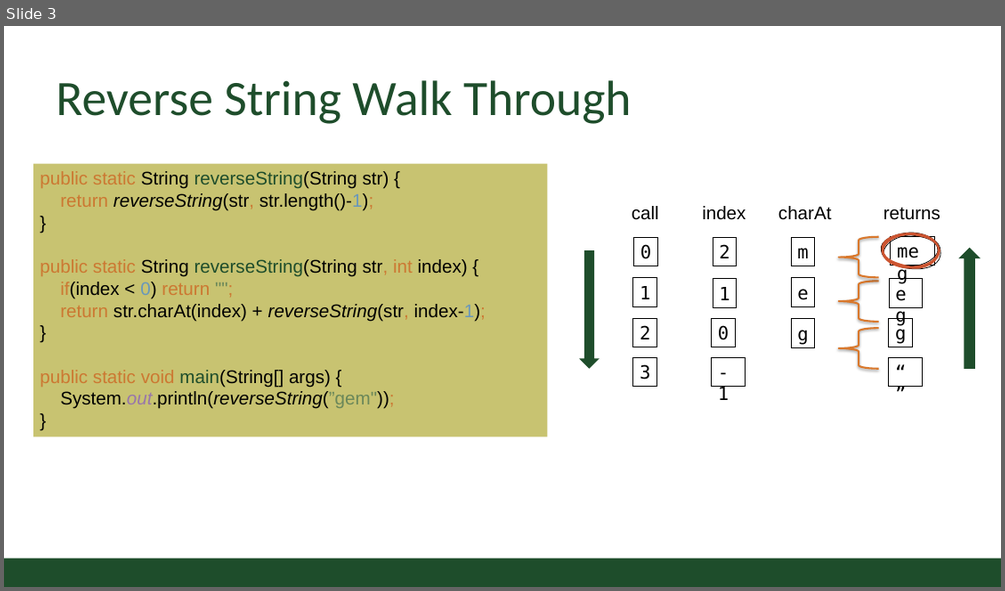
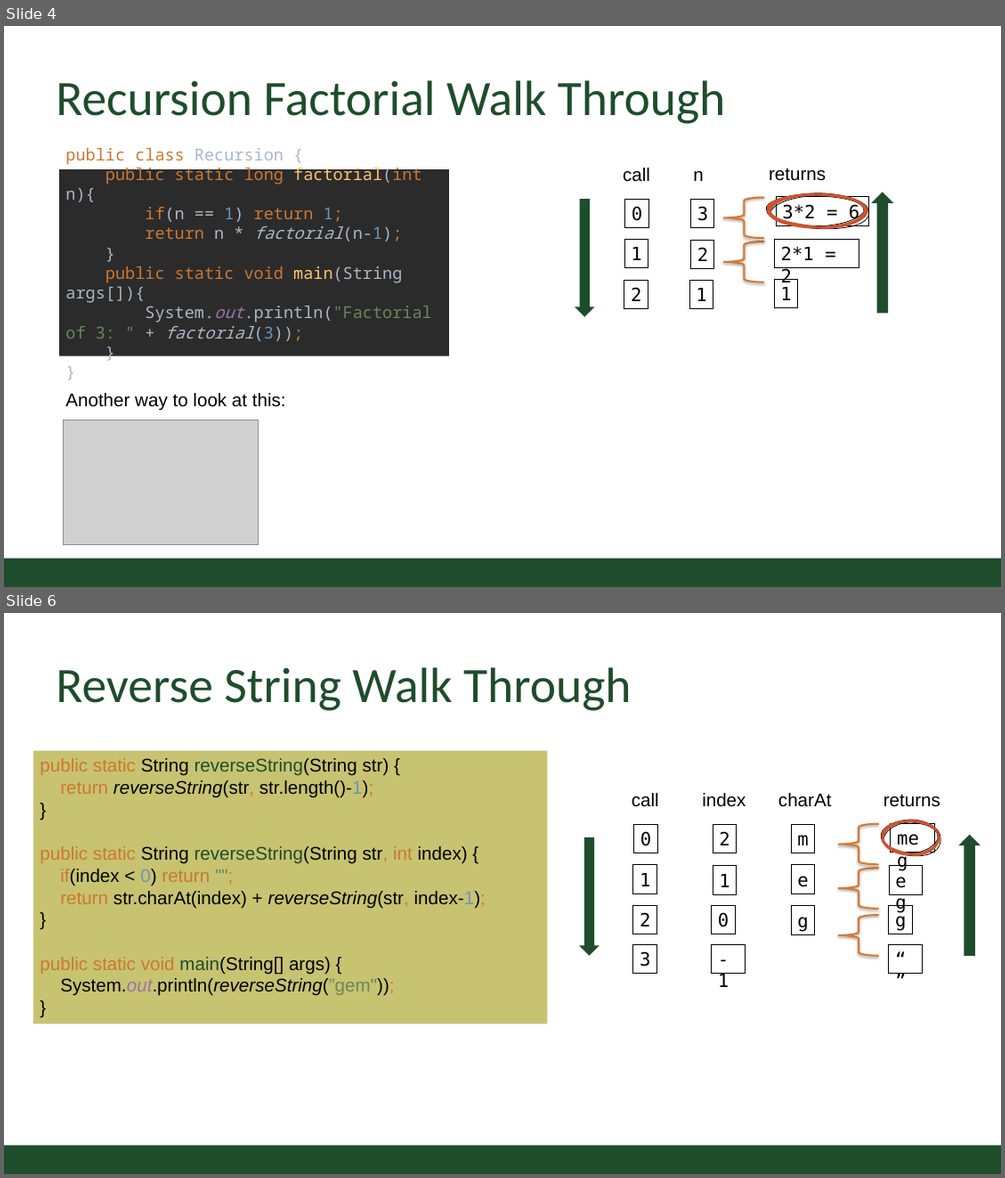
Before and after one commit to CSU-CompSci-CS163-4/Handouts, a slide deck: slides/On-Campus/10_03_IntrotoRecursion.pptx. Shown one above the other, each under a label of ours: slide 3 before the commit, slides 4 and 6 after it; the slides between them are not shown. The pictures are 1005x591 and 1005x1178 pixels, drawn with LibreOffice and Linux fonts; fonts in the diff are those of the drawing; grey boxes stand for pictures; background and template pictures are left out. Boxes give left, top, right and bottom in pixels: in the first picture for what was removed or moved away, otherwise in the second. Text is boxed around its words. In the diff, an @@ line names an element or a change of style, - is before the commit and + after.

Commit message:
updated recursion lecture

```diff
--- a/slides/On-Campus/10_03_IntrotoRecursion.pptx
+++ b/slides/On-Campus/10_03_IntrotoRecursion.pptx
@@ slide 4 added at <box>4,26,1001,587</box>, background #FFFFFF; not listed: 1 template element that a slide beside it also shows @@
@@ title added at <box>56,80,726,124</box>, 54 pt, text #1E4D2B @@
+Recursion Factorial Walk Through
@@ rectangle added at <box>59,169,449,356</box>, fill #2B2B2B, 18 pt, text #A9B7C6 @@
+public class Recursion {
+public static long factorial(int n){
+if(n == 1) return 1;
+return n * factorial(n-1);
+}
+public static void main(String args[]){
+System.out.println("Factorial of 3: " + factorial(3));
+}
+}
@@ text added at <box>623,168,650,182</box>, 20 pt, text #000000 @@
+call
@@ text added at <box>693,171,703,181</box>, 20 pt, text #000000 @@
+n
@@ text added at <box>769,168,825,181</box>, 20 pt, text #000000 @@
+returns
@@ down arrow added at <box>574,199,595,317</box>, fill #1E4D2B @@
@@ rectangle added at <box>624,199,648,228</box>, outline #000000 0.75 pt, 20 pt, text #000000 @@
+0
@@ rectangle added at <box>691,199,714,228</box>, outline #000000 0.75 pt, 20 pt, text #000000 @@
+3
@@ left brace added at <box>724,198,764,238</box>, outline #D9782C 2 pt @@
@@ freeform shape added at <box>767,193,868,229</box>, fill #CC5430, outline #000000 0.75 pt @@
@@ rectangle added at <box>776,197,868,226</box>, outline #000000 0.75 pt, 20 pt, text #000000 @@
+3*2 = 6
@@ up arrow added at <box>872,192,894,313</box>, fill #1E4D2B @@
@@ rectangle added at <box>624,239,647,268</box>, outline #000000 0.75 pt, 20 pt, text #000000 @@
+1
@@ rectangle added at <box>775,239,859,268</box>, outline #000000 0.75 pt, 20 pt, text #000000 @@
+2*1 = 2
@@ rectangle added at <box>691,240,714,270</box>, outline #000000 0.75 pt, 20 pt, text #000000 @@
+2
@@ left brace added at <box>724,241,764,282</box>, outline #D9782C 2 pt @@
@@ rectangle added at <box>624,280,647,309</box>, outline #000000 0.75 pt, 20 pt, text #000000 @@
+2
@@ rectangle added at <box>689,280,713,309</box>, outline #000000 0.75 pt, 20 pt, text #000000 @@
+1
@@ rectangle added at <box>774,279,798,308</box>, outline #000000 0.75 pt, 20 pt, text #000000 @@
+1
@@ text added at <box>65,393,286,410</box>, 20 pt, text #000000 @@
+Another way to look at this:
@@ picture added at <box>64,420,258,545</box> @@
@@ what was slide 3 is now slide 6 @@
```
Also in this commit, not shown: 1 slide changed, 3 other slides added.
